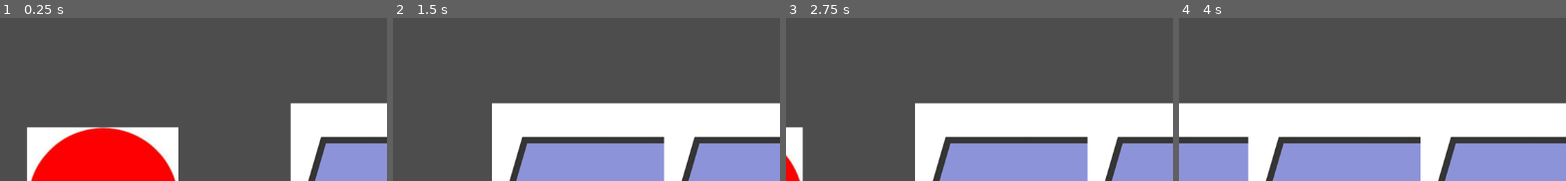
Above: before the commit, frames 1-4 (left to right).
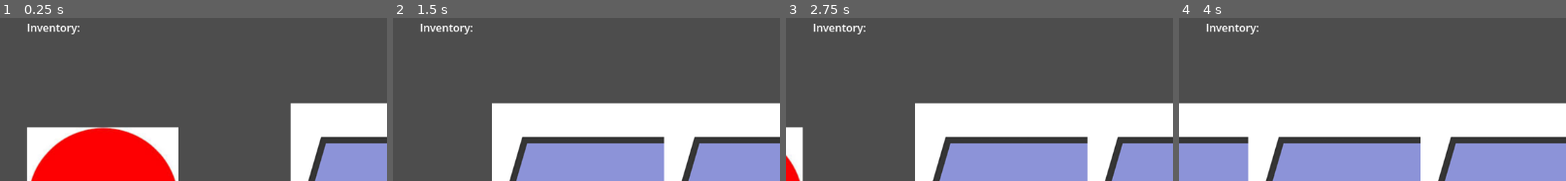
Above: after the commit, the same moments.

Repository: SakthivelanPandy/CamJam2025
Game: Godot game, scene res://scenes/game.tscn
Same seed, same stepped clock (60 frames per second), same inputs: the game is played once before the commit and once after it.
Inputs:
- Up to frame 1 (0.25 s): no input
- Up to frame 2 (1.5 s): tap Enter (ui_accept) at 0.5, 0.77 s; hold Right (ui_right) from 0.53 s (still down)
- Up to frame 3 (2.75 s): tap Enter (ui_accept) at 1.52 s; release Right (ui_right) at 2.03 s; hold Left (ui_left) from 2.03 s (still down)
- Up to frame 4 (4 s): release Left (ui_left) at 2.78 s; hold Right (ui_right) from 2.78 s (still down); tap Enter (ui_accept) at 3.02, 3.77 s
The pictures show only the part of the screen within x 0-50%, y 0-50%; the shares and areas given below are measured in that part.

The runs differ from the first frame. In frame 1, 0.4% of the frame differs, in the area x 7-21%, y 3-11%; in frame 2, 0.4%; in frame 3, 0.4%; in frame 4, 0.4%.

Commit message:
scene changing while keeping inventory

Diff:
--- a/project.godot
+++ b/project.godot
@@ -14,6 +14,10 @@
 run/main_scene="res://scenes/game.tscn"
 config/features=PackedStringArray("4.3", "GL Compatibility")
 config/icon="res://icon.svg"
+
+[autoload]
+
+Global="*res://scripts/global.gd"
 
 [input]
 
--- a/scenes/Ingredients.gd
+++ b/scenes/Ingredients.gd
@@ -5,6 +5,7 @@
 
 # name of the ingredient
 @export var ingredient_name: String = "Unknown Ingredient"
+@export var ingredient_id: String = "ingredient1"
 
 # Called when the node enters the scene tree for the first time.
 func _ready():
@@ -15,7 +16,9 @@
 func _on_body_encounter(body):
 	if body.is_in_group("player"):
 		collected.emit(ingredient_name)  # Notify game manager
+		Global.collected_ingredients.append(ingredient_id)
 		queue_free()  # Remove ingredient from scene
+
 
 # Called every frame. 'delta' is the elapsed time since the previous frame.
 func _process(delta: float) -> void:
--- a/scenes/apple.tscn
+++ b/scenes/apple.tscn
@@ -1,10 +1,11 @@
-[gd_scene load_steps=3 format=3 uid="uid://o8sh42rtk7dk"]
+[gd_scene load_steps=3 format=3 uid="uid://wknarr7c1ph7"]
 
-[ext_resource type="PackedScene" uid="uid://dkhnftgdtkfmk" path="res://scenes/Ingredients.tscn" id="1_2521m"]
+[ext_resource type="PackedScene" path="res://scenes/Ingredients.tscn" id="1_2521m"]
 [ext_resource type="Texture2D" uid="uid://oentvjdheu4v" path="res://assets/images.jpeg" id="2_w3t27"]
 
 [node name="Apple" instance=ExtResource("1_2521m")]
 ingredient_name = "apple"
+ingredient_id = "apple1"
 
 [node name="Sprite2D" type="Sprite2D" parent="." index="1"]
 texture = ExtResource("2_w3t27")
--- a/scenes/game.tscn
+++ b/scenes/game.tscn
@@ -1,9 +1,11 @@
-[gd_scene load_steps=7 format=4 uid="uid://cu7i07kk6r2b4"]
+[gd_scene load_steps=9 format=4 uid="uid://cu7i07kk6r2b4"]
 
 [ext_resource type="PackedScene" uid="uid://cekpla2ei26xj" path="res://scenes/player.tscn" id="1_m6tli"]
 [ext_resource type="PackedScene" uid="uid://c01jirk7b6q5d" path="res://scenes/game_manager.tscn" id="1_yl8nb"]
 [ext_resource type="Texture2D" uid="uid://g7dbrm1tfsan" path="res://assets/rectangles.png" id="2_3ym20"]
-[ext_resource type="PackedScene" path="res://scenes/apple.tscn" id="3_evuhy"]
+[ext_resource type="PackedScene" uid="uid://wknarr7c1ph7" path="res://scenes/apple.tscn" id="3_evuhy"]
+[ext_resource type="PackedScene" uid="uid://7pxcubd0ipw1" path="res://scenes/inventory_label.tscn" id="4_0l600"]
+[ext_resource type="PackedScene" uid="uid://ny55m23gad8h" path="res://scenes/house.tscn" id="5_5q3dm"]
 
 [sub_resource type="TileSetAtlasSource" id="TileSetAtlasSource_3d5ie"]
 texture = ExtResource("2_3ym20")
@@ -4521,8 +4523,21 @@
 [node name="Apple" parent="." instance=ExtResource("3_evuhy")]
 position = Vector2(-423, -43)
 
+[node name="Apple2" parent="." instance=ExtResource("3_evuhy")]
+position = Vector2(-312, 538)
+ingredient_id = "apple2"
+
 [node name="Player" parent="." instance=ExtResource("1_m6tli")]
 
 [node name="Camera2D" type="Camera2D" parent="Player"]
 
 [node name="gameManager" parent="." instance=ExtResource("1_yl8nb")]
+
+[node name="Area2D" parent="." instance=ExtResource("5_5q3dm")]
+position = Vector2(582, 721)
+
+[node name="CanvasLayer" type="CanvasLayer" parent="."]
+
+[node name="InventoryLabel" parent="CanvasLayer" instance=ExtResource("4_0l600")]
+offset_left = 40.0
+offset_right = 115.0
--- a/scenes/game_manager.gd
+++ b/scenes/game_manager.gd
@@ -1,21 +1,26 @@
 extends Node2D
 
-var inventory = {}
-var to_collect = {}
+signal inventory_update
+
+var inventory = Global.inventory
+var to_collect = Global.to_collect
 
 # Called when the node enters the scene tree for the first time.
 func _ready() -> void:
 
 	for ingredient in $"..".get_children():
 		if ingredient.is_in_group("ingredients"):
-			print("ingredient")
-			ingredient.collected.connect(_on_ingredient_collected)
+			if ingredient.ingredient_id in Global.collected_ingredients:
+				ingredient.queue_free()
+			else:
+				ingredient.collected.connect(_on_ingredient_collected)
 
 func _on_ingredient_collected(ingredient_name):
 	if ingredient_name in inventory:
 		inventory[ingredient_name] = inventory[ingredient_name] + 1
 	else:
 		inventory[ingredient_name] = 1
+	inventory_update.emit()
 	print(inventory)
 
 # Called every frame. 'delta' is the elapsed time since the previous frame.
--- /dev/null
+++ b/scenes/global.tscn
@@ -0,0 +1,6 @@
+[gd_scene load_steps=2 format=3 uid="uid://ev5n6i3ykq2e"]
+
+[ext_resource type="Script" path="res://scripts/global.gd" id="1_lfhbg"]
+
+[node name="global" type="Node2D"]
+script = ExtResource("1_lfhbg")
--- /dev/null
+++ b/scenes/house.tscn
@@ -0,0 +1,19 @@
+[gd_scene load_steps=4 format=3 uid="uid://ny55m23gad8h"]
+
+[ext_resource type="Script" path="res://scripts/house.gd" id="1_dmnia"]
+[ext_resource type="Texture2D" uid="uid://2g8wvio46xvc" path="res://assets/house.jpg" id="1_w6qvy"]
+
+[sub_resource type="RectangleShape2D" id="RectangleShape2D_jl212"]
+size = Vector2(473, 318)
+
+[node name="Area2D" type="Area2D"]
+script = ExtResource("1_dmnia")
+
+[node name="Sprite2D" type="Sprite2D" parent="."]
+texture = ExtResource("1_w6qvy")
+
+[node name="CollisionShape2D" type="CollisionShape2D" parent="."]
+position = Vector2(0.5, 0)
+shape = SubResource("RectangleShape2D_jl212")
+
+[connection signal="body_entered" from="." to="." method="_on_body_entered"]
--- /dev/null
+++ b/scenes/inventory_label.tscn
@@ -0,0 +1,11 @@
+[gd_scene load_steps=2 format=3 uid="uid://7pxcubd0ipw1"]
+
+[ext_resource type="Script" path="res://scripts/inventory_label.gd" id="1_qcgyc"]
+
+[node name="InventoryLabel" type="Label"]
+offset_left = 22.0
+offset_top = 7.0
+offset_right = 97.0
+offset_bottom = 30.0
+text = "Inventory"
+script = ExtResource("1_qcgyc")
--- /dev/null
+++ b/scenes/perfume_house.tscn
@@ -0,0 +1,26 @@
+[gd_scene load_steps=5 format=3 uid="uid://c72q01ejqjxwr"]
+
+[ext_resource type="Texture2D" uid="uid://b3qyd7k481r46" path="res://assets/perfumeHouse.jpeg" id="1_oo57e"]
+[ext_resource type="PackedScene" uid="uid://cekpla2ei26xj" path="res://scenes/player.tscn" id="2_7102m"]
+[ext_resource type="Script" path="res://scripts/exit.gd" id="3_4v2qi"]
+
+[sub_resource type="RectangleShape2D" id="RectangleShape2D_ysl3h"]
+size = Vector2(156, 116)
+
+[node name="PerfumeHouse" type="Node2D"]
+
+[node name="Sprite2D" type="Sprite2D" parent="."]
+texture = ExtResource("1_oo57e")
+
+[node name="Player" parent="." instance=ExtResource("2_7102m")]
+
+[node name="Camera2D" type="Camera2D" parent="Player"]
+
+[node name="Exit" type="Area2D" parent="."]
+script = ExtResource("3_4v2qi")
+
+[node name="CollisionShape2D" type="CollisionShape2D" parent="Exit"]
+position = Vector2(-407, -590)
+shape = SubResource("RectangleShape2D_ysl3h")
+
+[connection signal="body_entered" from="Exit" to="Exit" method="_on_body_entered"]
--- a/scenes/player.tscn
+++ b/scenes/player.tscn
@@ -10,6 +10,7 @@
 
 func _ready() -> void:
 	add_to_group(\"player\")
+	print(get_tree().current_scene.name)
 
 func _process(delta):
 	var velocity = Vector2.ZERO # The player's movement vector.
--- /dev/null
+++ b/scripts/boundary.gd
@@ -0,0 +1,15 @@
+extends Area2D
+
+
+# Called when the node enters the scene tree for the first time.
+func _ready() -> void:
+	pass # Replace with function body.
+
+
+# Called every frame. 'delta' is the elapsed time since the previous frame.
+func _process(delta: float) -> void:
+	pass
+
+
+func _on_body_entered(body: Node2D) -> void:
+	if body.is_in_group("player"):
--- /dev/null
+++ b/scripts/exit.gd
@@ -0,0 +1,17 @@
+extends Area2D
+
+
+# Called when the node enters the scene tree for the first time.
+func _ready() -> void:
+	pass # Replace with function body.
+
+
+# Called every frame. 'delta' is the elapsed time since the previous frame.
+func _process(delta: float) -> void:
+	pass
+
+
+func _on_body_entered(body: Node2D) -> void:
+	print("exiting")
+	if body.is_in_group("player"):
+		get_tree().change_scene_to_file("res://scenes/game.tscn")
--- /dev/null
+++ b/scripts/global.gd
@@ -0,0 +1,14 @@
+extends Node2D
+
+var inventory = {}
+var to_collect = {}
+var collected_ingredients = []
+
+# Called when the node enters the scene tree for the first time.
+func _ready() -> void:
+	pass # Replace with function body.
+
+
+# Called every frame. 'delta' is the elapsed time since the previous frame.
+func _process(delta: float) -> void:
+	pass
--- /dev/null
+++ b/scripts/house.gd
@@ -0,0 +1,15 @@
+extends Area2D
+
+
+# Called when the node enters the scene tree for the first time.
+func _ready() -> void:
+	pass # Replace with function body.
+
+
+# Called every frame. 'delta' is the elapsed time since the previous frame.
+func _process(delta: float) -> void:
+	pass
+
+
+func _on_body_entered(body: Node2D) -> void:
+	get_tree().change_scene_to_file("res://scenes/perfume_house.tscn")
--- /dev/null
+++ b/scripts/inventory_label.gd
@@ -0,0 +1,23 @@
+extends Label
+
+
+var gameManager
+
+# Called when the node enters the scene tree for the first time.
+func _ready() -> void:
+	$"../../gameManager".inventory_update.connect(_update_inventory)
+	text = "Inventory: \n"
+	for ingredient in Global.inventory:
+		text += ingredient + "     " + str(Global.inventory[ingredient]) + "\n"
+	$".".text = text
+
+func _update_inventory():
+	print("inventory has been updated")
+	text = "Inventory: \n"
+	for ingredient in Global.inventory:
+		text += ingredient + "     " + str(Global.inventory[ingredient]) + "\n"
+	$".".text = text
+
+# Called every frame. 'delta' is the elapsed time since the previous frame.
+func _process(delta: float) -> void:
+	pass
Binary file added: assets/house.jpg
Not shown, added: assets/house.jpg.import
Binary file added: assets/perfumeHouse.jpeg
Not shown, added: assets/perfumeHouse.jpeg.import
